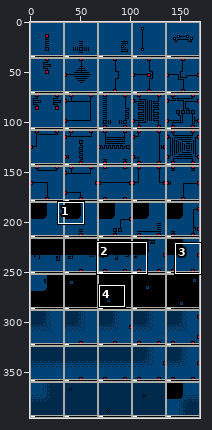
One commit to this sprite sheet: demo/4.png. The picture above shows the old version from afar; the outline marks the close-up.
Close-up. As it was:
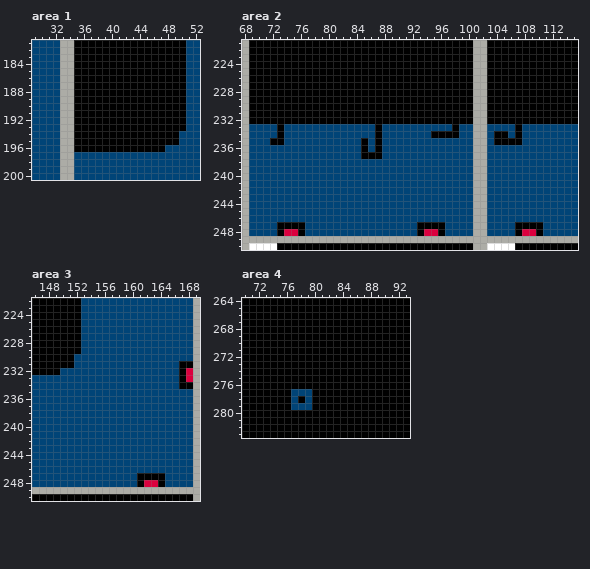
The file is 170x396 pixels. Shown: area 1: x 29..52, y 181..200; area 2: x 68..115, y 221..250; area 3: x 146..169, y 222..250; area 4: x 70..93, y 264..283. The commit also changed other parts of the picture, which this record leaves out.
And afterwards:
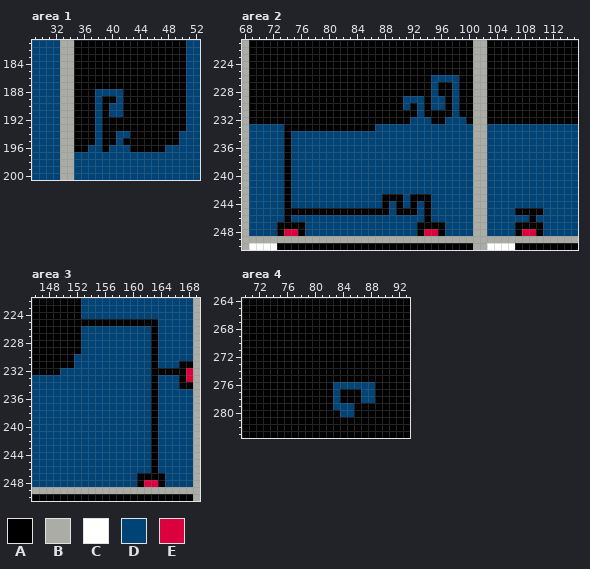
Palette (. is transparent): A #000000  B #acaca6  C #ffffff  D #004477  E #db003e
Changes in this commit:
--- area 1
@@ x 35..44 @@
 187 AAAAAAAAAA
-188 AAAAAAAAAA
-189 AAAAAAAAAA
-190 AAAAAAAAAA
-191 AAAAAAAAAA
-192 AAAAAAAAAA
-193 AAAAAAAAAA
-194 AAAAAAAAAA
-195 AAAAAAAAAA
-196 AAAAAAAAAA
+188 AAADDDDAAA
+189 AAADAADAAA
+190 AAADADDAAA
+191 AAADADDAAA
+192 AAADAAAAAA
+193 AAADAAAAAA
+194 AAADAADDAA
+195 AAADAADAAA
+196 AADDADDDAA
 197 DDDDDDDDDD
--- area 2
@@ x 68..115 @@
 225 BAAAAAAAAAAAAAAAAAAAAAAAAAAAAAAAABBAAAAAAAAAAAAA
-226 BAAAAAAAAAAAAAAAAAAAAAAAAAAAAAAAABBAAAAAAAAAAAAA
-227 BAAAAAAAAAAAAAAAAAAAAAAAAAAAAAAAABBAAAAAAAAAAAAA
-228 BAAAAAAAAAAAAAAAAAAAAAAAAAAAAAAAABBAAAAAAAAAAAAA
-229 BAAAAAAAAAAAAAAAAAAAAAAAAAAAAAAAABBAAAAAAAAAAAAA
-230 BAAAAAAAAAAAAAAAAAAAAAAAAAAAAAAAABBAAAAAAAAAAAAA
-231 BAAAAAAAAAAAAAAAAAAAAAAAAAAAAAAAABBAAAAAAAAAAAAA
-232 BAAAAAAAAAAAAAAAAAAAAAAAAAAAAAAAABBAAAAAAAAAAAAA
-233 BDDDDADDDDDDDDDDDDDADDDDDDDDDDADDBBDDDDADDDDDDDD
-234 BDDDDADDDDDDDDDDDDDADDDDDDDAAAADDBBDAADADDDDDDDD
-235 BDDDAADDDDDDDDDDDADADDDDDDDDDDDDDBBDAAAADDDDDDDD
-236 BDDDDDDDDDDDDDDDDADADDDDDDDDDDDDDBBDDDDDDDDDDDDD
-237 BDDDDDDDDDDDDDDDDAAADDDDDDDDDDDDDBBDDDDDDDDDDDDD
-238 BDDDDDDDDDDDDDDDDDDDDDDDDDDDDDDDDBBDDDDDDDDDDDDD
-239 BDDDDDDDDDDDDDDDDDDDDDDDDDDDDDDDDBBDDDDDDDDDDDDD
-240 BDDDDDDDDDDDDDDDDDDDDDDDDDDDDDDDDBBDDDDDDDDDDDDD
-241 BDDDDDDDDDDDDDDDDDDDDDDDDDDDDDDDDBBDDDDDDDDDDDDD
-242 BDDDDDDDDDDDDDDDDDDDDDDDDDDDDDDDDBBDDDDDDDDDDDDD
-243 BDDDDDDDDDDDDDDDDDDDDDDDDDDDDDDDDBBDDDDDDDDDDDDD
-244 BDDDDDDDDDDDDDDDDDDDDDDDDDDDDDDDDBBDDDDDDDDDDDDD
-245 BDDDDDDDDDDDDDDDDDDDDDDDDDDDDDDDDBBDDDDDDDDDDDDD
-246 BDDDDDDDDDDDDDDDDDDDDDDDDDDDDDDDDBBDDDDDDDDDDDDD
+226 BAAAAAAAAAAAAAAAAAAAAAAAAAADDDDAABBAAAAAAAAAAAAA
+227 BAAAAAAAAAAAAAAAAAAAAAAAAAADAADAABBAAAAAAAAAAAAA
+228 BAAAAAAAAAAAAAAAAAAAAAAAAAADAADAABBAAAAAAAAAAAAA
+229 BAAAAAAAAAAAAAAAAAAAAAADDDADDADAABBAAAAAAAAAAAAA
+230 BAAAAAAAAAAAAAAAAAAAAAADADADDADAABBAAAAAAAAAAAAA
+231 BAAAAAAAAAAAAAAAAAAAAAAAADAAAADAABBAAAAAAAAAAAAA
+232 BAAAAAAAAAAAAAAAAAAAAAAADDDAADDDABBAAAAAAAAAAAAA
+233 BDDDDDAAAAAAAAAAAAADDDDDDDDDDDDDDBBDDDDDDDDDDDDD
+234 BDDDDDADDDDDDDDDDDDDDDDDDDDDDDDDDBBDDDDDDDDDDDDD
+235 BDDDDDADDDDDDDDDDDDDDDDDDDDDDDDDDBBDDDDDDDDDDDDD
+236 BDDDDDADDDDDDDDDDDDDDDDDDDDDDDDDDBBDDDDDDDDDDDDD
+237 BDDDDDADDDDDDDDDDDDDDDDDDDDDDDDDDBBDDDDDDDDDDDDD
+238 BDDDDDADDDDDDDDDDDDDDDDDDDDDDDDDDBBDDDDDDDDDDDDD
+239 BDDDDDADDDDDDDDDDDDDDDDDDDDDDDDDDBBDDDDDDDDDDDDD
+240 BDDDDDADDDDDDDDDDDDDDDDDDDDDDDDDDBBDDDDDDDDDDDDD
+241 BDDDDDADDDDDDDDDDDDDDDDDDDDDDDDDDBBDDDDDDDDDDDDD
+242 BDDDDDADDDDDDDDDDDDDDDDDDDDDDDDDDBBDDDDDDDDDDDDD
+243 BDDDDDADDDDDDDDDDDDDAAADAAADDDDDDBBDDDDDDDDDDDDD
+244 BDDDDDADDDDDDDDDDDDDADADADADDDDDDBBDDDDDDDDDDDDD
+245 BDDDDDAAAAAAAAAAAAAAADAAADADDDDDDBBDDDDAAAADDDDD
+246 BDDDDDADDDDDDDDDDDDDDDDDDDADDDDDDBBDDDDDDADDDDDD
 247 BDDDDAAAADDDDDDDDDDDDDDDDAAAADDDDBBDDDDAAAADDDDD
--- area 3
@@ x 146..169 @@
 224 AAAAAAADDDDDDDDDDDDDDDDB
-225 AAAAAAADDDDDDDDDDDDDDDDB
-226 AAAAAAADDDDDDDDDDDDDDDDB
-227 AAAAAAADDDDDDDDDDDDDDDDB
-228 AAAAAAADDDDDDDDDDDDDDDDB
-229 AAAAAAADDDDDDDDDDDDDDDDB
-230 AAAAAADDDDDDDDDDDDDDDDDB
-231 AAAAAADDDDDDDDDDDDDDDAAB
-232 AAAADDDDDDDDDDDDDDDDDAEB
-233 DDDDDDDDDDDDDDDDDDDDDAEB
-234 DDDDDDDDDDDDDDDDDDDDDAAB
-235 DDDDDDDDDDDDDDDDDDDDDDDB
-236 DDDDDDDDDDDDDDDDDDDDDDDB
-237 DDDDDDDDDDDDDDDDDDDDDDDB
-238 DDDDDDDDDDDDDDDDDDDDDDDB
-239 DDDDDDDDDDDDDDDDDDDDDDDB
-240 DDDDDDDDDDDDDDDDDDDDDDDB
-241 DDDDDDDDDDDDDDDDDDDDDDDB
-242 DDDDDDDDDDDDDDDDDDDDDDDB
-243 DDDDDDDDDDDDDDDDDDDDDDDB
-244 DDDDDDDDDDDDDDDDDDDDDDDB
-245 DDDDDDDDDDDDDDDDDDDDDDDB
-246 DDDDDDDDDDDDDDDDDDDDDDDB
+225 AAAAAAAAAAAAAAAAAADDDDDB
+226 AAAAAAADDDDDDDDDDADDDDDB
+227 AAAAAAADDDDDDDDDDADDDDDB
+228 AAAAAAADDDDDDDDDDADDDDDB
+229 AAAAAAADDDDDDDDDDADDDDDB
+230 AAAAAADDDDDDDDDDDADDDDDB
+231 AAAAAADDDDDDDDDDDADDDAAB
+232 AAAADDDDDDDDDDDDDAAAAAEB
+233 DDDDDDDDDDDDDDDDDADDDAEB
+234 DDDDDDDDDDDDDDDDDADDDAAB
+235 DDDDDDDDDDDDDDDDDADDDDDB
+236 DDDDDDDDDDDDDDDDDADDDDDB
+237 DDDDDDDDDDDDDDDDDADDDDDB
+238 DDDDDDDDDDDDDDDDDADDDDDB
+239 DDDDDDDDDDDDDDDDDADDDDDB
+240 DDDDDDDDDDDDDDDDDADDDDDB
+241 DDDDDDDDDDDDDDDDDADDDDDB
+242 DDDDDDDDDDDDDDDDDADDDDDB
+243 DDDDDDDDDDDDDDDDDADDDDDB
+244 DDDDDDDDDDDDDDDDDADDDDDB
+245 DDDDDDDDDDDDDDDDDADDDDDB
+246 DDDDDDDDDDDDDDDDDADDDDDB
 247 DDDDDDDDDDDDDDDAAAADDDDB
--- area 4
@@ x 75..90 @@
 275 AAAAAAAAAAAAAAAA
-276 AAAAAAAAAAAAAAAA
-277 AADDDAAAAAAAAAAA
-278 AADADAAAAAAAAAAA
-279 AADDDAAAAAAAAAAA
-280 AAAAAAAAAAAAAAAA
+276 AAAAAAAADDDDDDAA
+277 AAAAAAAADAAADDAA
+278 AAAAAAAADAAADDAA
+279 AAAAAAAADDDAAAAA
+280 AAAAAAAAADDAAAAA
 281 AAAAAAAAAAAAAAAA
Boxes around the changes in both close-ups, in picture pixels (x1, y1, x2, y2):
changed: (88, 89, 130, 152)
changed: (270, 75, 466, 222)
changed: (494, 124, 522, 145)
changed: (515, 208, 543, 222)
changed: (81, 319, 179, 473)
changed: (291, 382, 375, 417)
